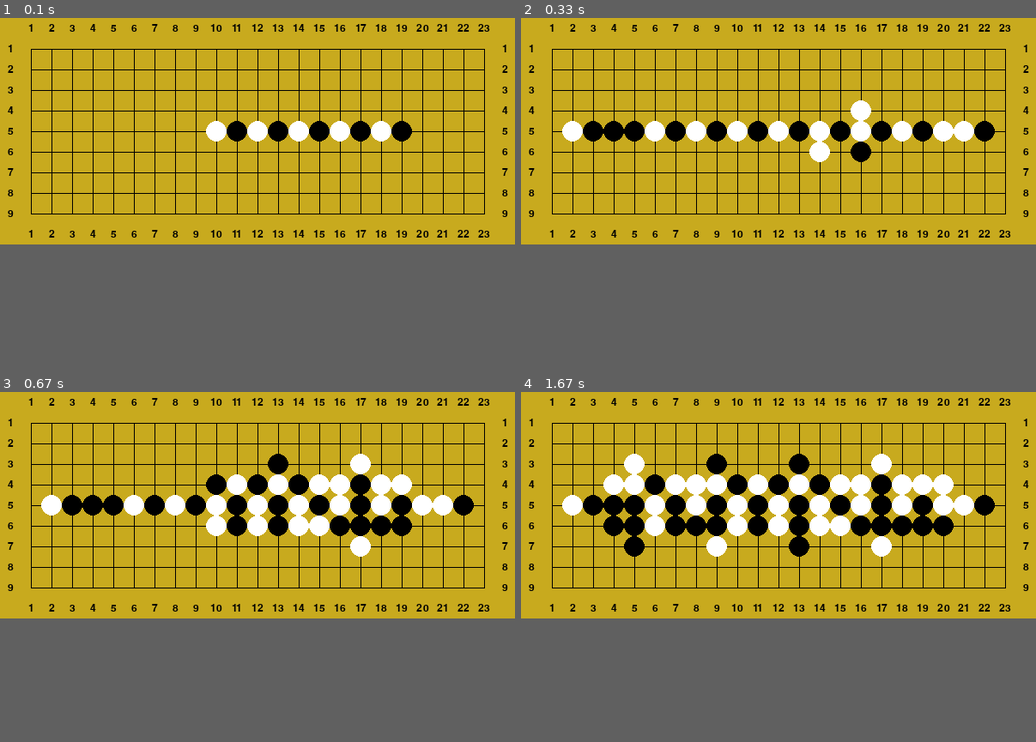
Above: before the commit, frames 1-4 (two rows, left to right).
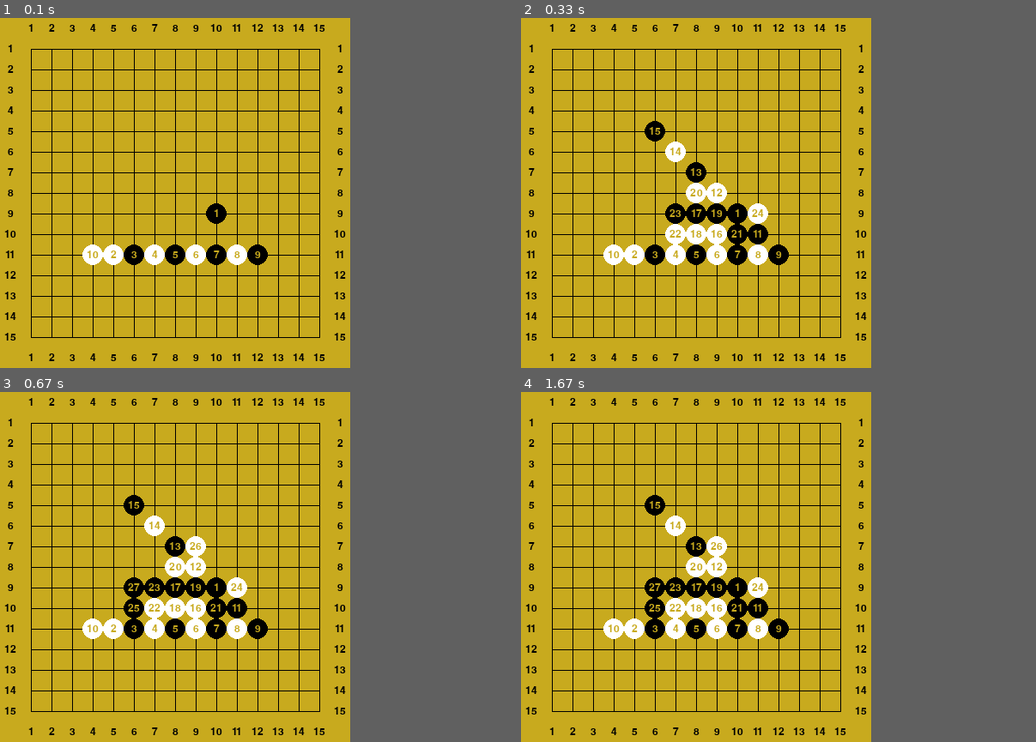
Above: after the commit, the same moments.

Repository: decjimmy/GoMuko-CNMHackerspace
Game: pygame game, started from GoMoku/PygameUI.py
Same seed, same stepped clock (60 frames per second), same inputs: the game is played once before the commit and once after it.
Inputs:
- Up to frame 1 (0.1 s): no input
- Up to frame 2 (0.33 s): no input
- Up to frame 3 (0.67 s): no input
- Up to frame 4 (1.67 s): no input
In our replay, the window is 600x264 before the commit and 408x408 after it. These sizes can differ from the game's own. Grey fills any space a smaller window leaves; there, only what the larger window draws over its background counts as a difference.

The runs differ from the first frame. In frame 1, 7.6% of the frame differs, in the area x 0-99%, y 1-99%; in frame 2, 12%; in frame 3, 16%; in frame 4, 18%.

Commit message:
Added support for tracking move numbers and optionally labeling pieces with them in PygameUI.

Diff:
--- a/GoMoku/Game.py
+++ b/GoMoku/Game.py
@@ -8,6 +8,7 @@
 	winner = False	# label of winner, e.g. "Black" or "White"
 	player = 0		# game starts with the first player's move
 	move_num = 0
+	move_list = []
 
 	def __init__(self, width=15, height=15, win_length=5, player_labels=["Black", "White"], freestyle=False):
 		"""Initialize a generalized GoMoku game for number of players in player_labels.
@@ -35,6 +36,7 @@
 			self.height = height
 			self.win_length = win_length
 			self.player_labels = player_labels
+			self.num_players = len(player_labels)
 			self.freestyle = freestyle
 			self.pieces = [np.zeros((height, width)) for label in player_labels]
 
@@ -162,6 +164,7 @@
 		possible_wins = [s for (s, prev, next) in possible_wins
 				   if self.freestyle or not(prev and prev in s) and not(next and next in s)]
 
+		# Game is a draw if there are no possible ways for any player to win
 		if not possible_wins:
 			self.game_over = True
 			return
@@ -179,7 +182,7 @@
 		"""Returns a string describing the status of the game."""
 		if(self.game_over):
 			if(self.winner):
-				return "{0} wins on move {1}".format(self.winner, self.move_num)
+				return "{0} wins on move {1}".format(self.winner, self.move_num + 1)
 			else:
 				return "Game is a draw on move {0}".format(self.move_num + 1)
 		else:
@@ -208,6 +211,7 @@
 				self.player_labels[self.player], x, y, msg)
 		else:
 			self.pieces[self.player][y][x] = 1
+			self.move_list.append((self.move_num, self.player, x, y))
 			self.update_status()
 			msg = "{0} plays ({1}, {2})".format(self.player_labels[self.player], x, y)
 			if not self.game_over:
--- a/GoMoku/PygameUI.py
+++ b/GoMoku/PygameUI.py
@@ -19,7 +19,7 @@
 		self.running = False
 
 
-	def draw_board(self):
+	def draw_board(self, move_numbers=False):
 		"""Draw the GoMoku game board"""
 		self.screen.fill(self.board_color)
 
@@ -47,18 +47,19 @@
 					(int(1.5*self.tile_size), int((y+1.5)*self.tile_size)),
 					(int(self.width - 1.5*self.tile_size), int((y+1.5)*self.tile_size)))
 
-		board = self.game.game_board()
-		for x in range(self.game.width):
-			for y in range(self.game.height):
-				if(board[y][x] == 0):
-					continue
-				else:
-					if board[y][x] == 1:
-						piece_color = (0,0,0,)
-					else:
-						piece_color = (255,255,255)
-					pygame.draw.circle(self.screen, piece_color,
-						(int((x + 1.5)*self.tile_size), int((y + 1.5)*self.tile_size)), self.tile_size // 2)
+		for (move, player, x, y) in self.game.move_list:
+			if player == 0:
+				color = 0
+			else:
+				color = 255*player//(self.game.num_players-1)
+			center_x = int((x + 1.5)*self.tile_size)
+			center_y = int((y + 1.5)*self.tile_size)
+			pygame.draw.circle(self.screen, (color, color, color), (center_x, center_y), self.tile_size // 2)
+			if move_numbers:
+				piece_label = self.font.render(str(move+1), True, self.board_color, (color, color, color))
+				piece_label_rect = piece_label.get_rect()
+				piece_label_rect.center = (center_x, center_y)
+				self.screen.blit(piece_label, piece_label_rect)
 
 
 		pygame.display.set_caption(self.game.game_status())
@@ -74,11 +75,11 @@
 					self.running = False
 			if not self.game.game_over:
 				self.game.place_rational()
-				self.draw_board()
+				self.draw_board(move_numbers=True)
 		pygame.quit()
 
 
 if __name__ == "__main__":
-	game = game_engine(23,9)
+	game = game_engine()
 	UI = PygameUI(game)
 	UI.run()
